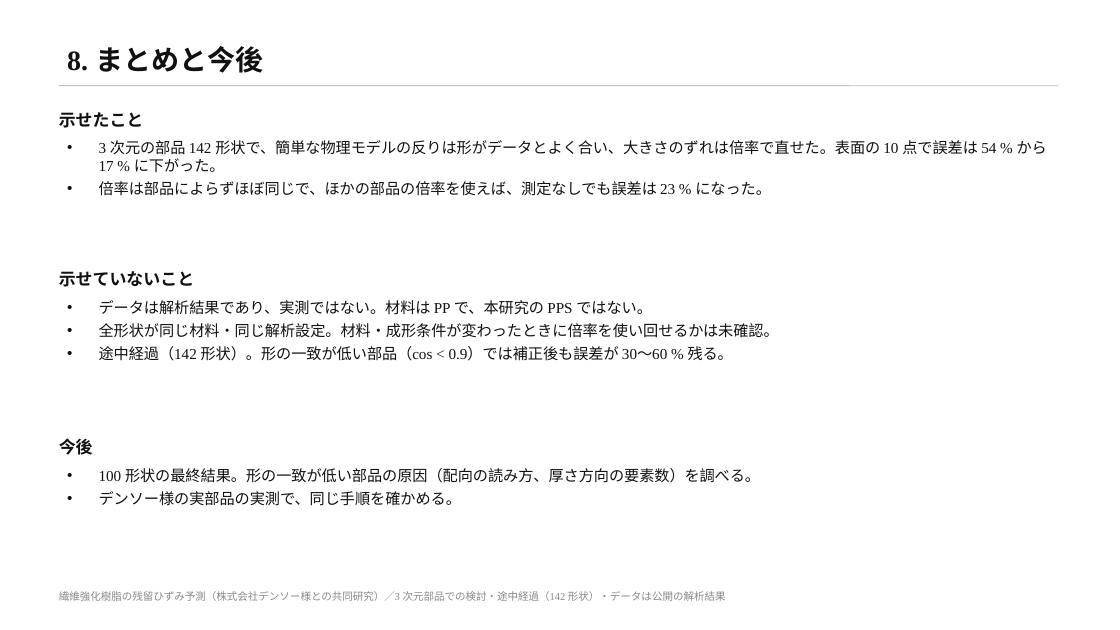
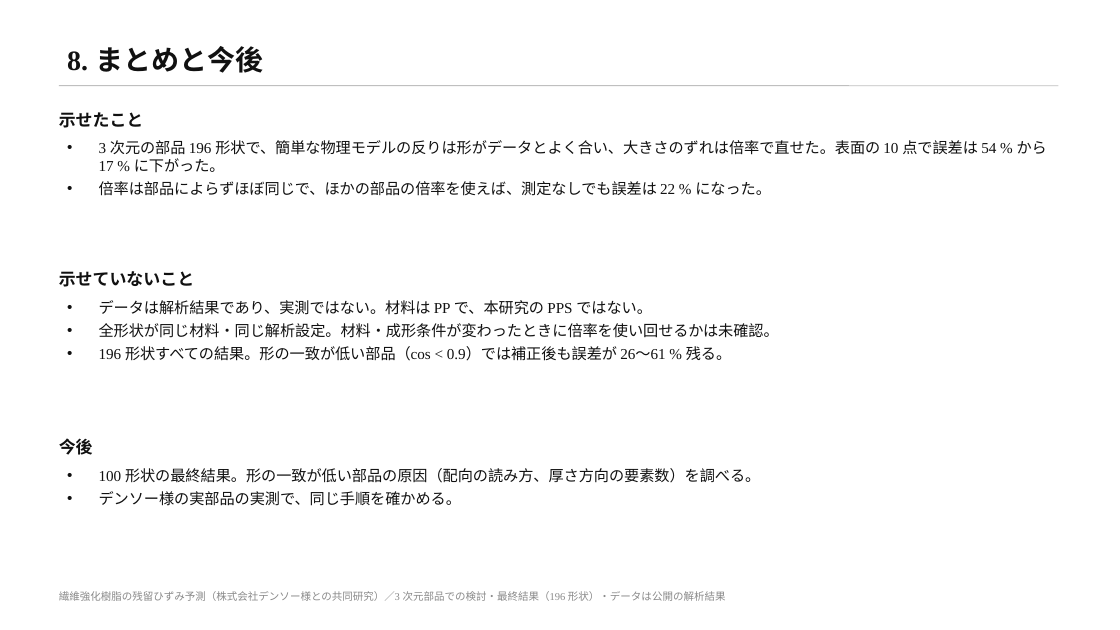
Before and after one commit to keisuke58/wccm2026-cfrp-gnn, a slide deck: slide 9 of slides/denso_rescue3d.pptx. Drawn at 1120x630 pixels with LibreOffice and Linux fonts; fonts in the diff are those of the drawing. Boxes give left, top, right and bottom in pixels: in the first picture for what was removed or moved away, otherwise in the second. Text is boxed around its words. In the diff, an @@ line names an element or a change of style, - is before the commit and + after.

```diff
--- a/slides/denso_rescue3d.pptx
+++ b/slides/denso_rescue3d.pptx
@@ text at (99, 140, 1047, 196): text changed @@
-• 3 次元の部品 142 形状で、簡単な物理モデルの反りは形がデータとよく合い、大きさのずれは倍率で直せた。表面の 10 点で誤差は 54 % から 17 % に下がった。
-• 倍率は部品によらずほぼ同じで、ほかの部品の倍率を使えば、測定なしでも誤差は 23 % になった。
+• 3 次元の部品 196 形状で、簡単な物理モデルの反りは形がデータとよく合い、大きさのずれは倍率で直せた。表面の 10 点で誤差は 54 % から 17 % に下がった。
+• 倍率は部品によらずほぼ同じで、ほかの部品の倍率を使えば、測定なしでも誤差は 22 % になった。
@@ text at (99, 346, 731, 361): text changed @@
-• 途中経過（142 形状）。形の一致が低い部品（cos < 0.9）では補正後も誤差が 30〜60 % 残る。
+• 196 形状すべての結果。形の一致が低い部品（cos < 0.9）では補正後も誤差が 26〜61 % 残る。
@@ text at (59, 591, 726, 601): text changed @@
-繊維強化樹脂の残留ひずみ予測（株式会社デンソー様との共同研究）／3 次元部品での検討・途中経過（142 形状）・データは公開の解析結果
+繊維強化樹脂の残留ひずみ予測（株式会社デンソー様との共同研究）／3 次元部品での検討・最終結果（196 形状）・データは公開の解析結果
```
Also in this commit, not shown: 9 other slides changed, 25 other files.
